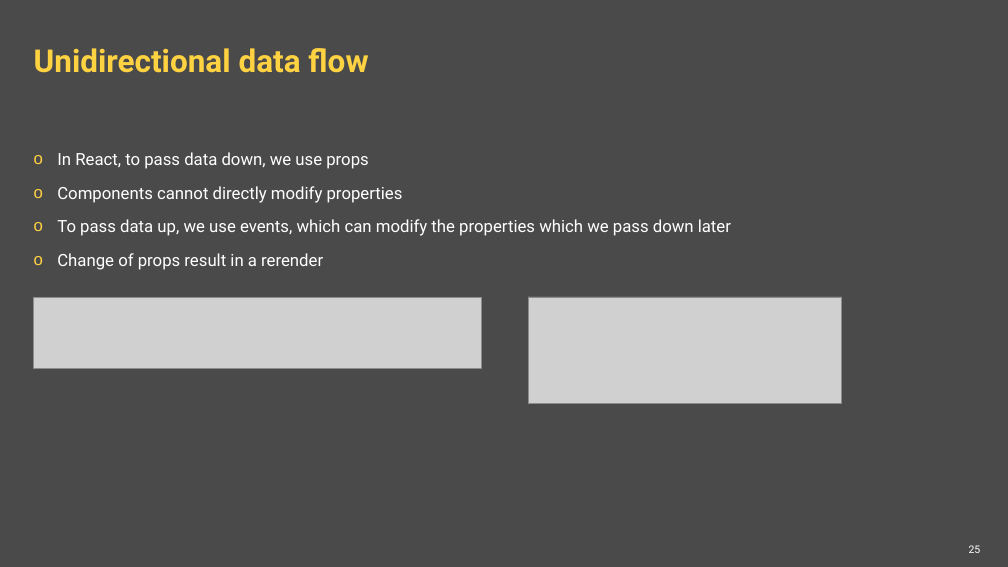
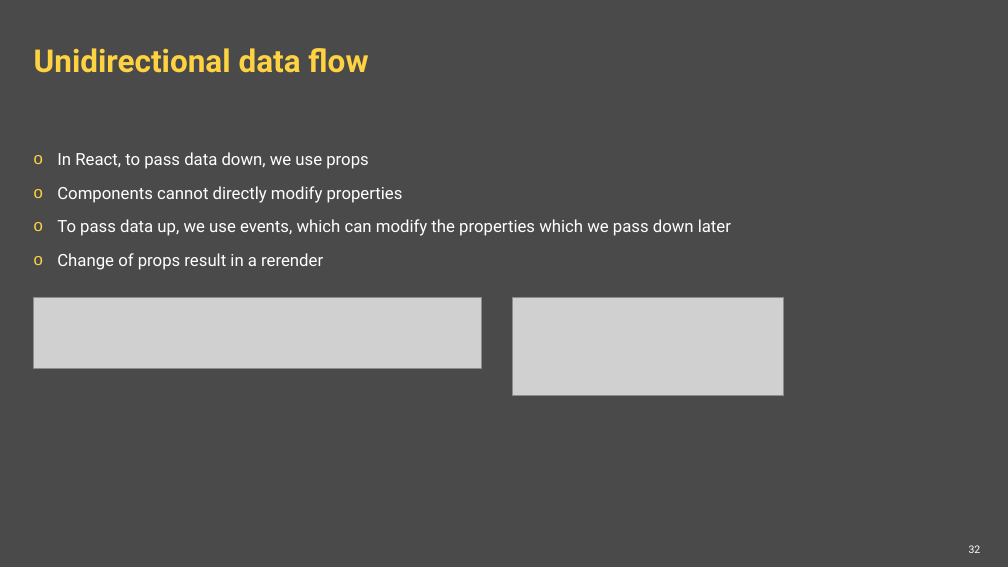
Before and after one commit to ppuzio/react-course-examples, a slide deck: slide 32 of React BEST course.pptx (slide 25 before the commit). Drawn at 1008x567 pixels with LibreOffice and Linux fonts; fonts in the diff are those of the drawing; grey boxes stand for pictures; background and template pictures are left out. Boxes give left, top, right and bottom in pixels: in the first picture for what was removed or moved away, otherwise in the second. Text is boxed around its words. In the diff, an @@ line names an element or a change of style, - is before the commit and + after.

```diff
--- a/React BEST course.pptx
+++ b/React BEST course.pptx
@@ picture: place and size @@
-picture at <box>529,297,842,404</box>
+picture at <box>513,297,784,395</box>
@@ page number at <box>969,545,981,553</box>: text changed @@
-25
+32
```
Also in this commit, not shown: 7 other slides changed, 7 slides added, 4 other files.
